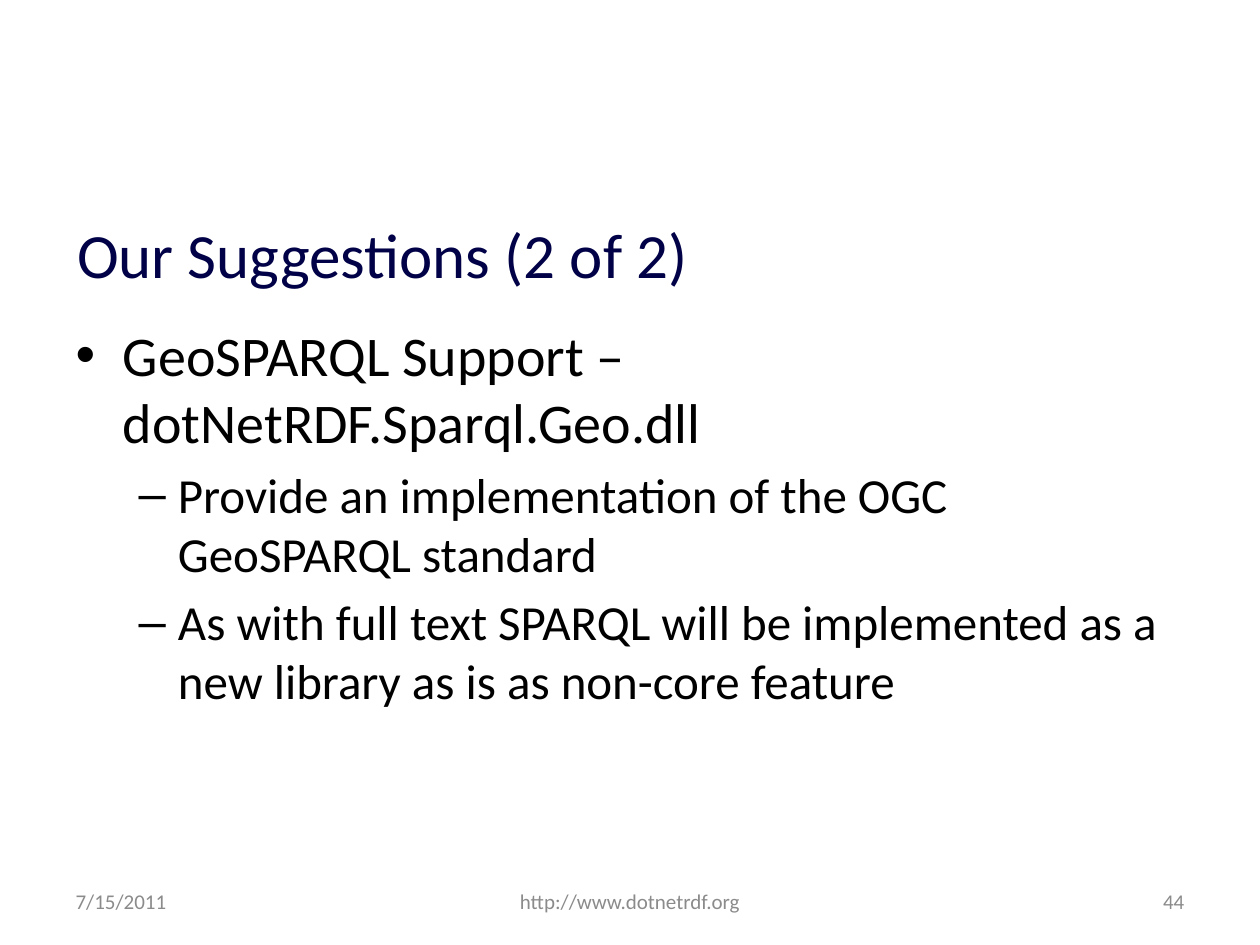
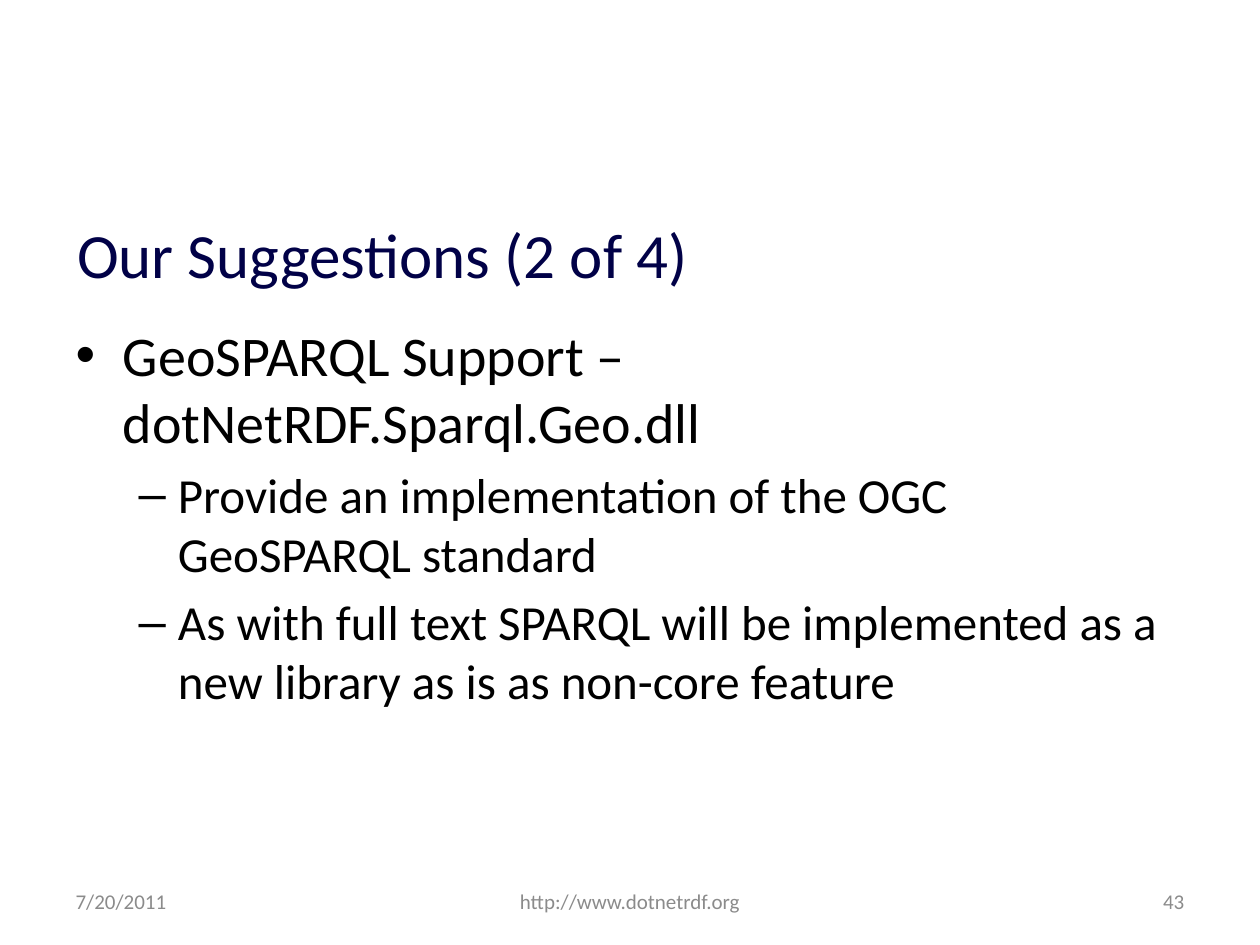
Before and after one commit to JohnGoldsmith/dotnetrdf-wiki, a slide deck: slide 43 of Slides/Roadmap.pptx (slide 44 before the commit). Drawn at 1260x945 pixels with LibreOffice and Linux fonts; fonts in the diff are those of the drawing; background and template pictures are left out. Boxes give left, top, right and bottom in pixels: in the first picture for what was removed or moved away, otherwise in the second. Text is boxed around its words. In the diff, an @@ line names an element or a change of style, - is before the commit and + after.

```diff
--- a/Slides/Roadmap.pptx
+++ b/Slides/Roadmap.pptx
@@ title at (77,232,688,289): text changed @@
-Our Suggestions (2 of 2)
+Our Suggestions (2 of 4)
@@ text at (76,894,167,910): text changed @@
-7/15/2011
+7/20/2011
@@ page number at (1163,895,1184,909): text changed @@
-44
+43
```
Also in this commit, not shown: 46 other slides changed, 1 slide added.
